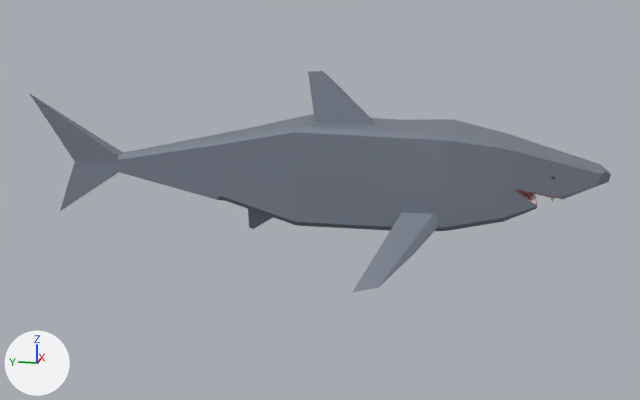
Two versions of the glTF model assets/models/items/Shark.glb, one commit apart.
Before and after are seen from a 50 mm lens placed at (-7.48, -0.91, 2.32), pointed at (0.03, 0.6, 0.44). Lighting does not change. The marker at lower left points along +X, +Y and +Z. Objects named as collision shapes, trigger or cutter boxes, shadow casters or lower levels of detail are left out. Where no turn or scale is listed for an object, it has been applied to the vertices.

Names of what the first picture shows: 'BODY', 'Cone'.
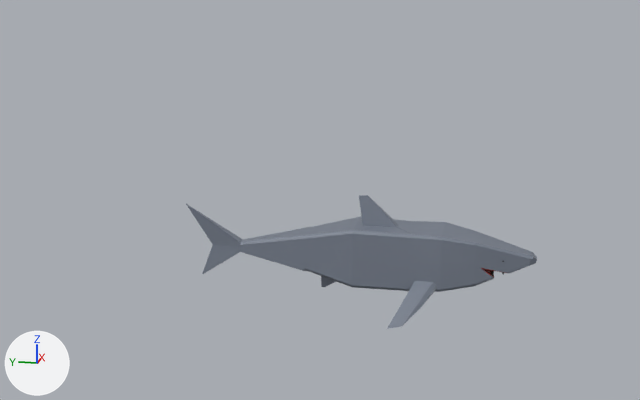
Changed parts and their boxes (x1, y1, x2, y2) in the pictures (640 x 400 px):
```json
{"object": "BODY", "change": "moved, rescaled", "before": [29, 71, 611, 292], "after": [186, 195, 537, 329], "on screen": "40% narrower, 39% shorter"}
{"object": "Cone", "change": "deleted", "before": [519, 191, 555, 204]}
```

Scene script edits in JSON lines:
```json
{"op": "set", "path": "ob_body.location", "old": "(0.0, 0.292, 0.738)", "new": "(0.0, 0.0, 0.0)"}
{"op": "set", "path": "ob_body.scale", "old": "(0.424, 0.424, 0.424)", "new": "(0.259, 0.259, 0.259)"}
{"op": "remove", "block": "ob_cone", "code": ["ob_cone = bpy.data.objects.new('Cone', me_cone)", "ob_cone.location = (0.207, -1.243, 0.582)"]}
```
